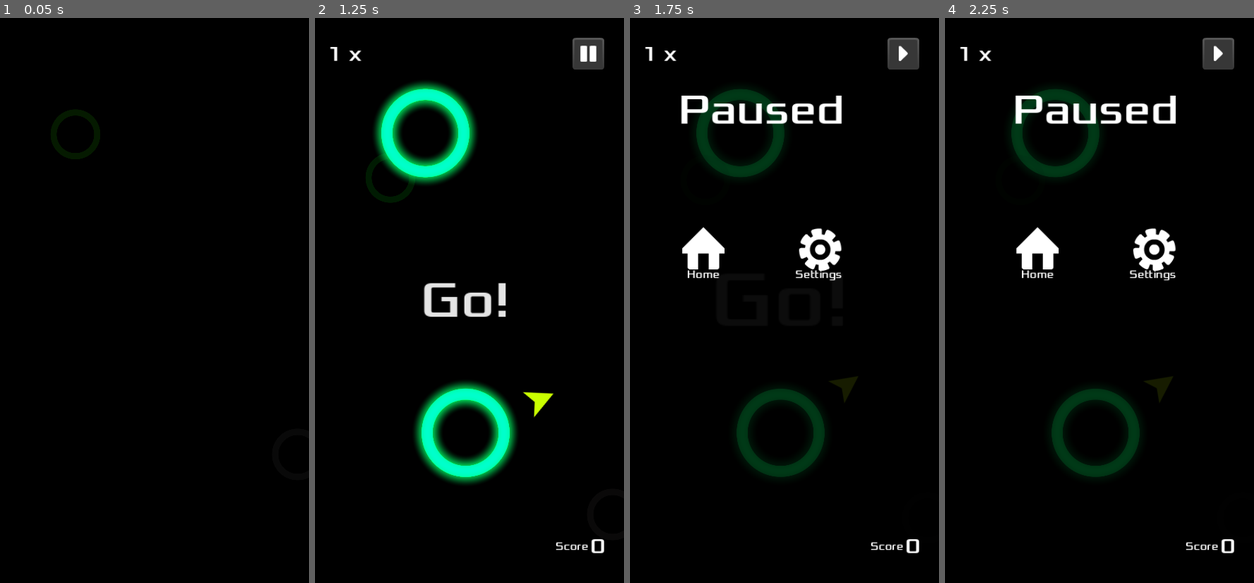
Above: before the commit, frames 1-4 (left to right).
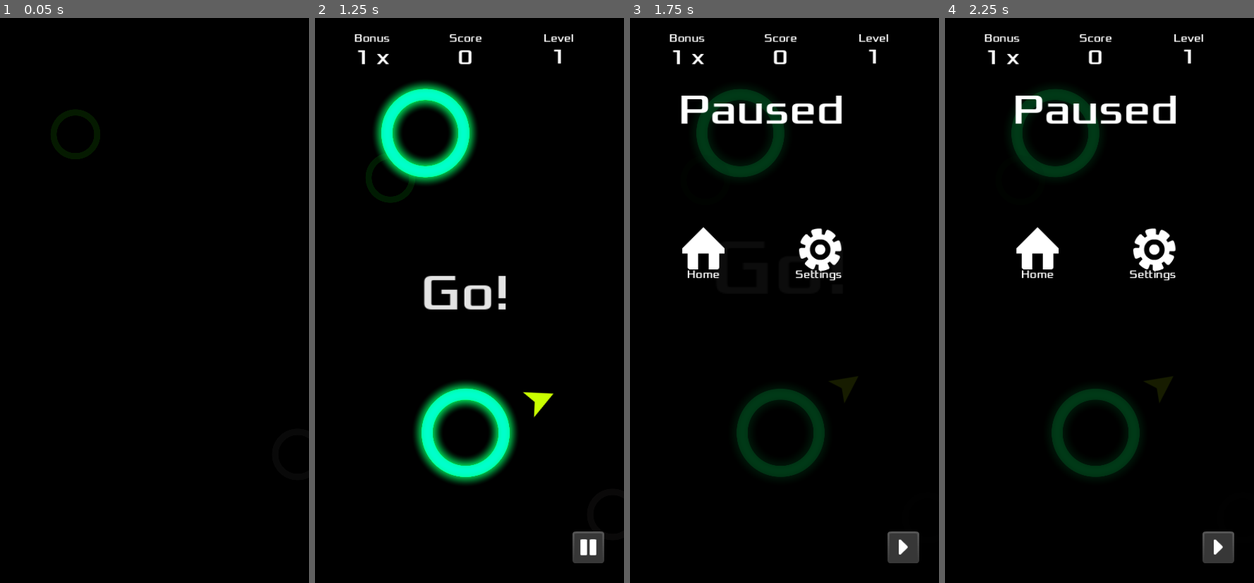
Above: after the commit, the same moments.

Repository: jrenato/circle_jump
Game: Godot game, scene res://Game/main.tscn
Two runs of this game, one before a commit and one after it. Both use one fixed random seed, a clock stepped at 60 frames per second and the inputs below. Sound files missing from this copy of the repository are replaced by a short silence.
Inputs (mouse positions are in pixels of both pictures, inside the frame that each line leads up to; where the layout moved, square brackets give the same spot in the first picture):
- Up to frame 1 (0.05 s): no input
- Up to frame 2 (1.25 s): click "Start" at 0.5 s
- Up to frame 3 (1.75 s): click (901, 549) [901, 51] at 1.25 s
- Up to frame 4 (2.25 s): tap Enter at 2 s; move the mouse to (1164, 272) at 2.02 s; hold Right (ui_right) from 2.03 s (still down); hold Ctrl from 2.03 s (still down); click (1164, 272) at 2.17 s

Frame 1 is identical in both runs. In frame 2, 2.6% of the frame differs, in the area x 4-94%, y 2-97%; in frame 3, 1.7%; in frame 4, 1.7%.

Commit message:
Refactored hud

Diff:
--- a/GUI/HUD/hud.gd
+++ b/GUI/HUD/hud.gd
@@ -12,20 +12,29 @@
 
 var score_tween: Tween
 
-@onready var score_name_label: Label = %ScoreNameLabel
+# Containers
+@onready var bonus_container: VBoxContainer = %BonusVBoxContainer
+@onready var score_container: VBoxContainer = %ScoreVBoxContainer
+@onready var level_container: VBoxContainer = %LevelVBoxContainer
+# Labels
 @onready var score_label: Label = %ScoreLabel
 @onready var bonus_label: Label = %BonusLabel
+@onready var level_label: Label = %LevelLabel
 @onready var message_label: Label = %MessageLabel
+# Buttons
+@onready var pause_resume_button: TextureButton = %PauseResumeButton
+# Animation Players
 @onready var bonus_animation_player: AnimationPlayer = %BonusAnimationPlayer
 @onready var score_animation_player: AnimationPlayer = %ScoreAnimationPlayer
 @onready var message_animation_player: AnimationPlayer = %MessageAnimationPlayer
-@onready var pause_resume_button: TextureButton = %PauseResumeButton
 
 
 func show_message(text: String) -> void:
+	message_label.text = text
+	message_label.pivot_offset = message_label.size / 2
+
 	if message_animation_player.is_playing():
 		await message_animation_player.animation_finished
-	message_label.text = text
 	message_animation_player.play("show_message")
 
 
@@ -63,17 +72,21 @@
 		bonus_animation_player.play("bonus_down")
 
 
+func update_level(level: int) -> void:
+	level_label.text = str(level)
+
+
 func hide_hud() -> void:
-	score_name_label.hide()
-	score_label.hide()
-	bonus_label.hide()
+	bonus_container.hide()
+	score_container.hide()
+	level_container.hide()
 	pause_resume_button.hide()
 
 
 func show_hud() -> void:
-	score_name_label.show()
-	score_label.show()
-	bonus_label.show()
+	bonus_container.show()
+	score_container.show()
+	level_container.show()
 	pause_resume_button.show()
 
 
--- a/GUI/HUD/hud.tscn
+++ b/GUI/HUD/hud.tscn
@@ -1,31 +1,41 @@
-[gd_scene load_steps=20 format=3 uid="uid://b4ackxvfw2y11"]
+[gd_scene load_steps=23 format=3 uid="uid://b4ackxvfw2y11"]
 
 [ext_resource type="FontFile" uid="uid://c4ipibpwabuor" path="res://Assets/Fonts/Xolonium-Regular.ttf" id="1_jrovp"]
 [ext_resource type="Script" path="res://GUI/HUD/hud.gd" id="1_l8by6"]
 [ext_resource type="Texture2D" uid="uid://hwycs3m13rn2" path="res://Assets/Images/buttons/resume.png" id="3_kiire"]
 [ext_resource type="Texture2D" uid="uid://qjyiisrnvbgg" path="res://Assets/Images/buttons/pause.png" id="3_x6o56"]
 
-[sub_resource type="LabelSettings" id="LabelSettings_m6s43"]
+[sub_resource type="LabelSettings" id="LabelSettings_8sbkk"]
+font = ExtResource("1_jrovp")
+
+[sub_resource type="LabelSettings" id="LabelSettings_223py"]
 font = ExtResource("1_jrovp")
 font_size = 32
 
+[sub_resource type="LabelSettings" id="LabelSettings_rq1d6"]
+font = ExtResource("1_jrovp")
+
+[sub_resource type="LabelSettings" id="LabelSettings_nlbra"]
+font = ExtResource("1_jrovp")
+font_size = 32
+
+[sub_resource type="LabelSettings" id="LabelSettings_ds8vg"]
+font = ExtResource("1_jrovp")
+
+[sub_resource type="LabelSettings" id="LabelSettings_sbdfm"]
+font = ExtResource("1_jrovp")
+font_size = 32
+
 [sub_resource type="LabelSettings" id="LabelSettings_nrd11"]
 font = ExtResource("1_jrovp")
 font_size = 64
-
-[sub_resource type="LabelSettings" id="LabelSettings_l2qto"]
-font = ExtResource("1_jrovp")
-
-[sub_resource type="LabelSettings" id="LabelSettings_hx230"]
-font = ExtResource("1_jrovp")
-font_size = 32
 
 [sub_resource type="Animation" id="Animation_708op"]
 length = 0.001
 tracks/0/type = "value"
 tracks/0/imported = false
 tracks/0/enabled = true
-tracks/0/path = NodePath("MarginContainer/VBoxContainer/ControlMessage/MessageLabel:modulate")
+tracks/0/path = NodePath("MarginContainer/VBoxContainer/MessageLabel:modulate")
 tracks/0/interp = 1
 tracks/0/loop_wrap = true
 tracks/0/keys = {
@@ -37,7 +47,7 @@
 tracks/1/type = "value"
 tracks/1/imported = false
 tracks/1/enabled = true
-tracks/1/path = NodePath("MarginContainer/VBoxContainer/ControlMessage/MessageLabel:scale")
+tracks/1/path = NodePath("MarginContainer/VBoxContainer/MessageLabel:scale")
 tracks/1/interp = 1
 tracks/1/loop_wrap = true
 tracks/1/keys = {
@@ -53,7 +63,7 @@
 tracks/0/type = "value"
 tracks/0/imported = false
 tracks/0/enabled = true
-tracks/0/path = NodePath("MarginContainer/VBoxContainer/ControlMessage/MessageLabel:modulate")
+tracks/0/path = NodePath("MarginContainer/VBoxContainer/MessageLabel:modulate")
 tracks/0/interp = 1
 tracks/0/loop_wrap = true
 tracks/0/keys = {
@@ -65,7 +75,7 @@
 tracks/1/type = "value"
 tracks/1/imported = false
 tracks/1/enabled = true
-tracks/1/path = NodePath("MarginContainer/VBoxContainer/ControlMessage/MessageLabel:scale")
+tracks/1/path = NodePath("MarginContainer/VBoxContainer/MessageLabel:scale")
 tracks/1/interp = 1
 tracks/1/loop_wrap = true
 tracks/1/keys = {
@@ -82,7 +92,7 @@
 tracks/0/type = "value"
 tracks/0/imported = false
 tracks/0/enabled = true
-tracks/0/path = NodePath("MarginContainer/VBoxContainer/ControlMessage/MessageLabel:modulate")
+tracks/0/path = NodePath("MarginContainer/VBoxContainer/MessageLabel:modulate")
 tracks/0/interp = 2
 tracks/0/loop_wrap = true
 tracks/0/keys = {
@@ -94,7 +104,7 @@
 tracks/1/type = "value"
 tracks/1/imported = false
 tracks/1/enabled = true
-tracks/1/path = NodePath("MarginContainer/VBoxContainer/ControlMessage/MessageLabel:scale")
+tracks/1/path = NodePath("MarginContainer/VBoxContainer/MessageLabel:scale")
 tracks/1/interp = 1
 tracks/1/loop_wrap = true
 tracks/1/keys = {
@@ -116,7 +126,7 @@
 tracks/0/type = "value"
 tracks/0/imported = false
 tracks/0/enabled = true
-tracks/0/path = NodePath("MarginContainer/VBoxContainer/ControlBonus/BonusLabel:label_settings:font_color")
+tracks/0/path = NodePath("MarginContainer/VBoxContainer/TopHBoxContainer/BonusVBoxContainer/BonusLabel:label_settings:font_color")
 tracks/0/interp = 1
 tracks/0/loop_wrap = true
 tracks/0/keys = {
@@ -124,18 +134,6 @@
 "transitions": PackedFloat32Array(1),
 "update": 0,
 "values": [Color(1, 1, 1, 1)]
-}
-tracks/1/type = "value"
-tracks/1/imported = false
-tracks/1/enabled = true
-tracks/1/path = NodePath("MarginContainer/VBoxContainer/ControlBonus/BonusLabel:scale")
-tracks/1/interp = 1
-tracks/1/loop_wrap = true
-tracks/1/keys = {
-"times": PackedFloat32Array(0),
-"transitions": PackedFloat32Array(1),
-"update": 0,
-"values": [Vector2(1, 1)]
 }
 
 [sub_resource type="Animation" id="Animation_mcou3"]
@@ -145,7 +143,7 @@
 tracks/0/type = "value"
 tracks/0/imported = false
 tracks/0/enabled = true
-tracks/0/path = NodePath("MarginContainer/VBoxContainer/ControlBonus/BonusLabel:label_settings:font_color")
+tracks/0/path = NodePath("MarginContainer/VBoxContainer/TopHBoxContainer/BonusVBoxContainer/BonusLabel:label_settings:font_color")
 tracks/0/interp = 1
 tracks/0/loop_wrap = true
 tracks/0/keys = {
@@ -153,18 +151,6 @@
 "transitions": PackedFloat32Array(1, 1, 1),
 "update": 0,
 "values": [Color(1, 1, 1, 1), Color(1, 0, 0, 1), Color(1, 1, 1, 1)]
-}
-tracks/1/type = "value"
-tracks/1/imported = false
-tracks/1/enabled = true
-tracks/1/path = NodePath("MarginContainer/VBoxContainer/ControlBonus/BonusLabel:scale")
-tracks/1/interp = 1
-tracks/1/loop_wrap = true
-tracks/1/keys = {
-"times": PackedFloat32Array(0, 0.15, 0.3),
-"transitions": PackedFloat32Array(1, 1, 1),
-"update": 0,
-"values": [Vector2(1, 1), Vector2(0.8, 0.8), Vector2(1, 1)]
 }
 
 [sub_resource type="Animation" id="Animation_wamif"]
@@ -174,7 +160,7 @@
 tracks/0/type = "value"
 tracks/0/imported = false
 tracks/0/enabled = true
-tracks/0/path = NodePath("MarginContainer/VBoxContainer/ControlBonus/BonusLabel:label_settings:font_color")
+tracks/0/path = NodePath("MarginContainer/VBoxContainer/TopHBoxContainer/BonusVBoxContainer/BonusLabel:label_settings:font_color")
 tracks/0/interp = 1
 tracks/0/loop_wrap = true
 tracks/0/keys = {
@@ -182,18 +168,6 @@
 "transitions": PackedFloat32Array(1, 1, 1),
 "update": 0,
 "values": [Color(1, 1, 1, 1), Color(0, 1, 0, 1), Color(1, 1, 1, 1)]
-}
-tracks/1/type = "value"
-tracks/1/imported = false
-tracks/1/enabled = true
-tracks/1/path = NodePath("MarginContainer/VBoxContainer/ControlBonus/BonusLabel:scale")
-tracks/1/interp = 1
-tracks/1/loop_wrap = true
-tracks/1/keys = {
-"times": PackedFloat32Array(0, 0.15, 0.3),
-"transitions": PackedFloat32Array(1, 1, 1),
-"update": 0,
-"values": [Vector2(1, 1), Vector2(1.5, 1.5), Vector2(1, 1)]
 }
 
 [sub_resource type="AnimationLibrary" id="AnimationLibrary_berp3"]
@@ -208,22 +182,10 @@
 tracks/0/type = "value"
 tracks/0/imported = false
 tracks/0/enabled = true
-tracks/0/path = NodePath("MarginContainer/VBoxContainer/ControlScore/HBoxContainer:scale")
-tracks/0/interp = 1
-tracks/0/loop_wrap = true
-tracks/0/keys = {
-"times": PackedFloat32Array(0),
-"transitions": PackedFloat32Array(1),
-"update": 0,
-"values": [Vector2(1, 1)]
-}
-tracks/1/type = "value"
-tracks/1/imported = false
-tracks/1/enabled = true
-tracks/1/path = NodePath("MarginContainer/VBoxContainer/ControlScore/HBoxContainer/ScoreLabel:label_settings:font_color")
-tracks/1/interp = 1
-tracks/1/loop_wrap = true
-tracks/1/keys = {
+tracks/0/path = NodePath("MarginContainer/VBoxContainer/TopHBoxContainer/ScoreVBoxContainer/ScoreLabel:label_settings:font_color")
+tracks/0/interp = 1
+tracks/0/loop_wrap = true
+tracks/0/keys = {
 "times": PackedFloat32Array(0),
 "transitions": PackedFloat32Array(1),
 "update": 0,
@@ -237,23 +199,11 @@
 tracks/0/type = "value"
 tracks/0/imported = false
 tracks/0/enabled = true
-tracks/0/path = NodePath("MarginContainer/VBoxContainer/ControlScore/HBoxContainer:scale")
-tracks/0/interp = 1
-tracks/0/loop_wrap = true
-tracks/0/keys = {
-"times": PackedFloat32Array(0, 0.15, 0.3),
-"transitions": PackedFloat32Array(1, 1, 1),
-"update": 0,
-"values": [Vector2(1, 1), Vector2(1.5, 1.5), Vector2(1, 1)]
-}
-tracks/1/type = "value"
-tracks/1/imported = false
-tracks/1/enabled = true
-tracks/1/path = NodePath("MarginContainer/VBoxContainer/ControlScore/HBoxContainer/ScoreLabel:label_settings:font_color")
-tracks/1/interp = 1
-tracks/1/loop_wrap = true
-tracks/1/keys = {
-"times": PackedFloat32Array(0, 0.15, 0.3),
+tracks/0/path = NodePath("MarginContainer/VBoxContainer/TopHBoxContainer/ScoreVBoxContainer/ScoreLabel:label_settings:font_color")
+tracks/0/interp = 1
+tracks/0/loop_wrap = true
+tracks/0/keys = {
+"times": PackedFloat32Array(0, 0.14, 0.3),
 "transitions": PackedFloat32Array(1, 1, 1),
 "update": 0,
 "values": [Color(1, 1, 1, 1), Color(0, 1, 0, 1), Color(1, 1, 1, 1)]
@@ -287,7 +237,7 @@
 grow_vertical = 2
 mouse_filter = 2
 theme_override_constants/margin_left = 30
-theme_override_constants/margin_top = 30
+theme_override_constants/margin_top = 20
 theme_override_constants/margin_right = 30
 theme_override_constants/margin_bottom = 30
 
@@ -295,55 +245,93 @@
 layout_mode = 2
 mouse_filter = 2
 
-[node name="ControlBonus" type="Control" parent="MarginContainer/VBoxContainer"]
-layout_mode = 2
-mouse_filter = 2
-
-[node name="BonusLabel" type="Label" parent="MarginContainer/VBoxContainer/ControlBonus"]
-unique_name_in_owner = true
-custom_minimum_size = Vector2(0, 50)
-layout_mode = 1
-anchors_preset = 10
-anchor_right = 1.0
-offset_right = -57.0
-offset_bottom = 50.0
-grow_horizontal = 2
-size_flags_vertical = 1
-text = "999 x"
-label_settings = SubResource("LabelSettings_m6s43")
-vertical_alignment = 1
-
-[node name="PauseResumeButton" type="TextureButton" parent="MarginContainer/VBoxContainer/ControlBonus"]
-unique_name_in_owner = true
-layout_mode = 1
-anchors_preset = 1
-anchor_left = 1.0
-anchor_right = 1.0
-offset_left = -48.0
-offset_bottom = 50.0
-grow_horizontal = 0
-focus_mode = 0
-texture_normal = ExtResource("3_x6o56")
-
-[node name="ControlMessage" type="Control" parent="MarginContainer/VBoxContainer"]
-layout_mode = 2
-size_flags_vertical = 3
-mouse_filter = 2
-
-[node name="MessageLabel" type="Label" parent="MarginContainer/VBoxContainer/ControlMessage"]
+[node name="TopHBoxContainer" type="HBoxContainer" parent="MarginContainer/VBoxContainer"]
+layout_mode = 2
+size_flags_vertical = 0
+alignment = 1
+
+[node name="BonusVBoxContainer" type="VBoxContainer" parent="MarginContainer/VBoxContainer/TopHBoxContainer"]
+unique_name_in_owner = true
+layout_mode = 2
+size_flags_horizontal = 3
+theme_override_constants/separation = -1
+alignment = 1
+
+[node name="BonusNameLabel" type="Label" parent="MarginContainer/VBoxContainer/TopHBoxContainer/BonusVBoxContainer"]
+layout_mode = 2
+size_flags_horizontal = 3
+size_flags_vertical = 1
+text = "Bonus"
+label_settings = SubResource("LabelSettings_8sbkk")
+horizontal_alignment = 1
+vertical_alignment = 1
+
+[node name="BonusLabel" type="Label" parent="MarginContainer/VBoxContainer/TopHBoxContainer/BonusVBoxContainer"]
+unique_name_in_owner = true
+layout_mode = 2
+size_flags_horizontal = 3
+size_flags_vertical = 1
+text = "999"
+label_settings = SubResource("LabelSettings_223py")
+horizontal_alignment = 1
+vertical_alignment = 1
+
+[node name="ScoreVBoxContainer" type="VBoxContainer" parent="MarginContainer/VBoxContainer/TopHBoxContainer"]
+unique_name_in_owner = true
+layout_mode = 2
+size_flags_horizontal = 3
+theme_override_constants/separation = -1
+alignment = 1
+
+[node name="ScoreNameLabel" type="Label" parent="MarginContainer/VBoxContainer/TopHBoxContainer/ScoreVBoxContainer"]
+layout_mode = 2
+size_flags_horizontal = 3
+size_flags_vertical = 1
+text = "Score"
+label_settings = SubResource("LabelSettings_rq1d6")
+horizontal_alignment = 1
+vertical_alignment = 1
+
+[node name="ScoreLabel" type="Label" parent="MarginContainer/VBoxContainer/TopHBoxContainer/ScoreVBoxContainer"]
+unique_name_in_owner = true
+layout_mode = 2
+size_flags_horizontal = 3
+size_flags_vertical = 1
+text = "999"
+label_settings = SubResource("LabelSettings_nlbra")
+horizontal_alignment = 1
+vertical_alignment = 1
+
+[node name="LevelVBoxContainer" type="VBoxContainer" parent="MarginContainer/VBoxContainer/TopHBoxContainer"]
+unique_name_in_owner = true
+layout_mode = 2
+size_flags_horizontal = 3
+theme_override_constants/separation = -2
+alignment = 1
+
+[node name="LevelNameLabel" type="Label" parent="MarginContainer/VBoxContainer/TopHBoxContainer/LevelVBoxContainer"]
+layout_mode = 2
+size_flags_horizontal = 3
+size_flags_vertical = 1
+text = "Level"
+label_settings = SubResource("LabelSettings_ds8vg")
+horizontal_alignment = 1
+vertical_alignment = 1
+
+[node name="LevelLabel" type="Label" parent="MarginContainer/VBoxContainer/TopHBoxContainer/LevelVBoxContainer"]
+unique_name_in_owner = true
+layout_mode = 2
+size_flags_horizontal = 3
+size_flags_vertical = 1
+text = "999"
+label_settings = SubResource("LabelSettings_sbdfm")
+horizontal_alignment = 1
+vertical_alignment = 1
+
+[node name="MessageLabel" type="Label" parent="MarginContainer/VBoxContainer"]
 unique_name_in_owner = true
 modulate = Color(1, 1, 1, 0)
-custom_minimum_size = Vector2(480, 78)
-layout_mode = 1
-anchors_preset = 14
-anchor_top = 0.5
-anchor_right = 1.0
-anchor_bottom = 0.5
-offset_top = -39.0
-offset_bottom = 39.0
-grow_horizontal = 2
-grow_vertical = 2
-pivot_offset = Vector2(240, 39)
+layout_mode = 2
 size_flags_vertical = 3
 text = "Message"
 label_settings = SubResource("LabelSettings_nrd11")
@@ -351,44 +339,12 @@
 vertical_alignment = 1
 clip_text = true
 
-[node name="ControlScore" type="Control" parent="MarginContainer/VBoxContainer"]
-layout_mode = 2
-
-[node name="HBoxContainer" type="HBoxContainer" parent="MarginContainer/VBoxContainer/ControlScore"]
-custom_minimum_size = Vector2(420, 50)
-layout_mode = 1
-anchors_preset = 3
-anchor_left = 1.0
-anchor_top = 1.0
-anchor_right = 1.0
-anchor_bottom = 1.0
-offset_left = -418.0
-offset_top = -50.0
-offset_right = 2.0
-grow_horizontal = 0
-grow_vertical = 0
-pivot_offset = Vector2(420, 50)
-alignment = 2
-
-[node name="ScoreNameLabel" type="Label" parent="MarginContainer/VBoxContainer/ControlScore/HBoxContainer"]
-unique_name_in_owner = true
-custom_minimum_size = Vector2(0, 50)
-layout_mode = 2
-size_flags_vertical = 1
-text = "SCORE"
-label_settings = SubResource("LabelSettings_l2qto")
-horizontal_alignment = 2
-vertical_alignment = 1
-
-[node name="ScoreLabel" type="Label" parent="MarginContainer/VBoxContainer/ControlScore/HBoxContainer"]
-unique_name_in_owner = true
-custom_minimum_size = Vector2(0, 50)
-layout_mode = 2
-size_flags_vertical = 1
-text = "100"
-label_settings = SubResource("LabelSettings_hx230")
-horizontal_alignment = 2
-vertical_alignment = 1
+[node name="PauseResumeButton" type="TextureButton" parent="MarginContainer/VBoxContainer"]
+unique_name_in_owner = true
+layout_mode = 2
+size_flags_horizontal = 8
+focus_mode = 0
+texture_normal = ExtResource("3_x6o56")
 
 [node name="MessageAnimationPlayer" type="AnimationPlayer" parent="."]
 unique_name_in_owner = true
@@ -409,4 +365,4 @@
 "": SubResource("AnimationLibrary_vjicl")
 }
 
-[connection signal="pressed" from="MarginContainer/VBoxContainer/ControlBonus/PauseResumeButton" to="." method="_on_pause_resume_button_pressed"]
+[connection signal="pressed" from="MarginContainer/VBoxContainer/PauseResumeButton" to="." method="_on_pause_resume_button_pressed"]
--- a/Game/main.gd
+++ b/Game/main.gd
@@ -23,7 +23,12 @@
 		bonus = value
 
 var new_high_score: bool = false
-var level: int = 1
+var level: int = 1:
+	set(value):
+		level = value
+		hud.update_level(level)
+		if level > 1:
+			hud.show_message(tr("LEVEL").format({"level": level}))
 
 @onready var screens: CanvasLayer = %Screens
 @onready var hud: Control = %HUD
@@ -80,7 +85,7 @@
 func set_level() -> void:
 	if captured_circles > 0 and captured_circles % Settings.circles_per_level == 0:
 		level += 1
-		hud.show_message(tr("LEVEL").format({"level": level}))
+
 
 
 func spawn_jumper() -> void:
@@ -143,6 +148,10 @@
 
 	screens.game_over(score, Settings.high_score)
 
+	score = 0
+	level = 1
+	bonus = 1
+
 
 func _on_pause_resume_pressed() -> void:
 	if get_tree().paused:
